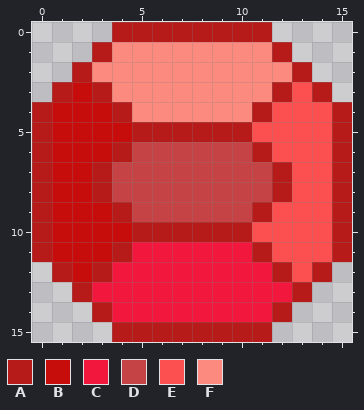
Pixel-art sprite -- src/main/resources/enchantments/luring_gem.png. Above, as it was before the edit.
The file is 16x16 pixels. Colours within 5 levels of each other are drawn and written as one.
Palette (. is transparent): A #b61b1a  B #c70c0c  C #f1173d  D #c54344  E #fc5050  F #fd8a7f
The same view after the edit:
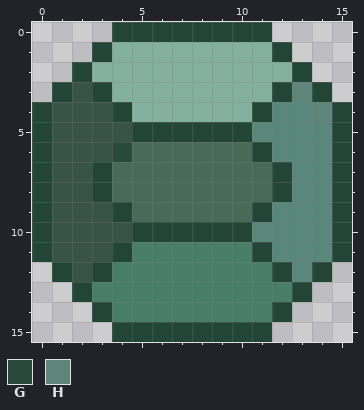
Colours new in this view: G #294a3a  H #5f857a
Edits made:
colour A: #b61b1a -> #234535
colour B: #c70c0c -> #385447
colour C: #f1173d -> #487d67
colour D: #c54344 -> #496a58
colour E: #fc5050 -> #59877c
colour F: #fd8a7f -> #84b09f
Changed rows in their new state; - is a pixel that keeps its letter.
first column x 4:
 3 ---------H-
 4 ----------H
 6 G----------
Changed places in both pictures, as pixel boxes (x1, y1, x2, y2):
changed: (32, 22, 352, 342)
